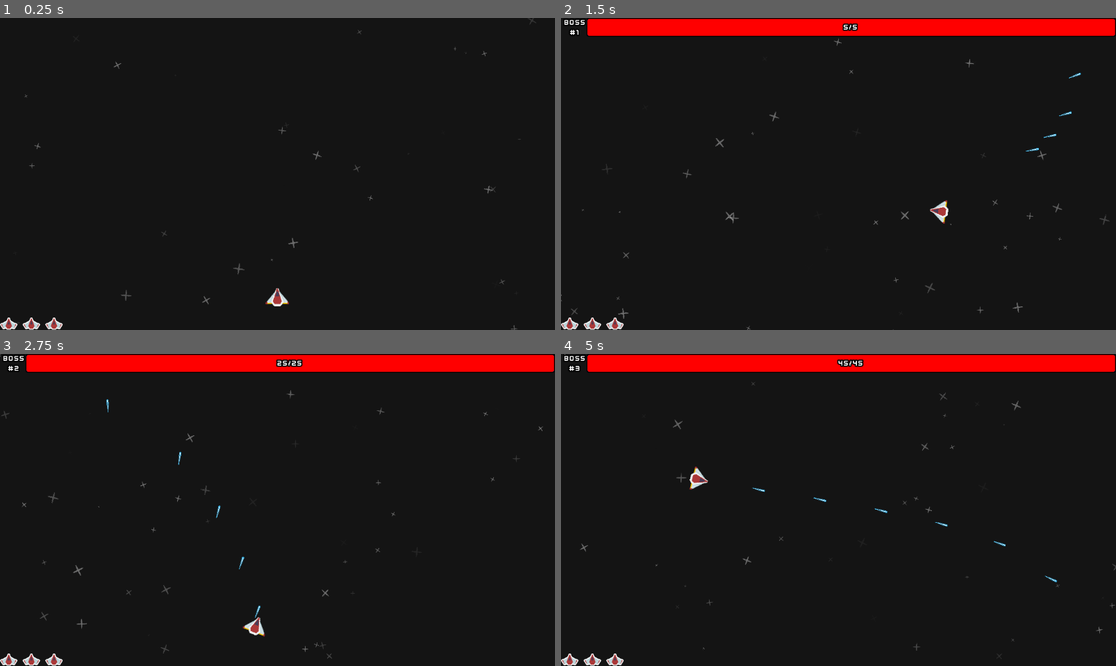
Above: before the commit, frames 1-4 (two rows, left to right).
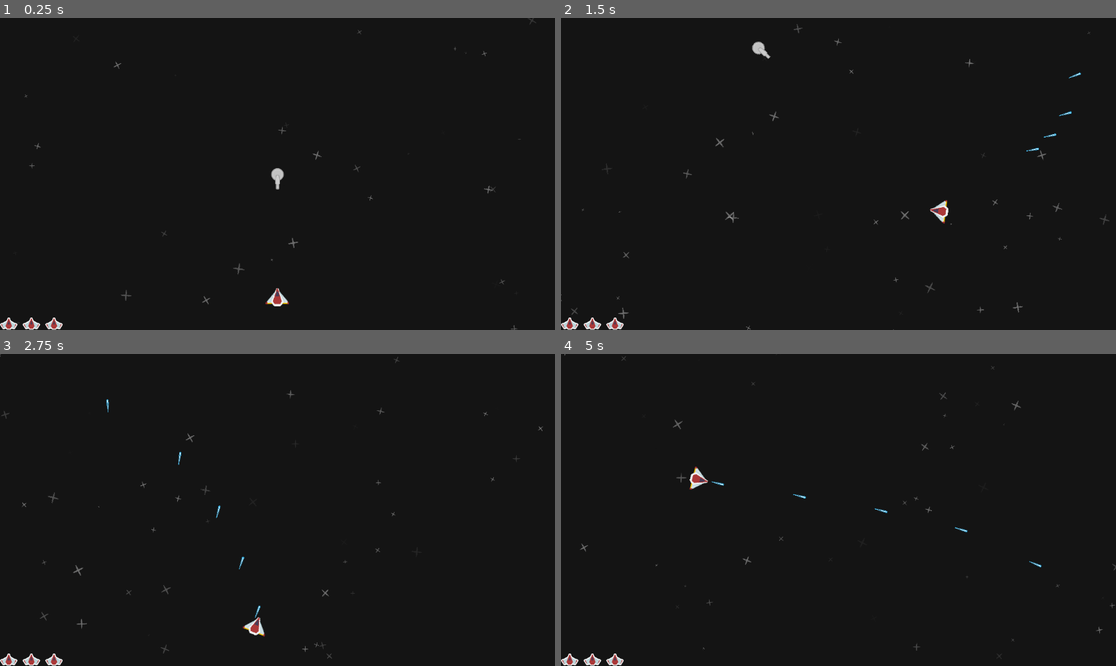
Above: after the commit, the same moments.

Repository: Noxalus/GMTK-2024
Game: Godot game, scene res://scenes/game.tscn
Two runs of this game, one before a commit and one after it. Both use one fixed random seed, a clock stepped at 60 frames per second and the inputs below. The engine's default icon, where the game draws it, is replaced by a stand-in: a white triangle on a blue panel in a dark square.
Inputs (mouse positions are in pixels of both pictures, inside the frame that each line leads up to):
- Up to frame 1 (0.25 s): no input
- Up to frame 2 (1.5 s): move the mouse to (960, 158) at 0.52 s; press the mouse at (960, 158) at 0.53 s; hold D (move_right) 0.53-1.28 s; move the mouse to (727, 189) at 1.27 s; release the mouse at (727, 189) at 1.28 s; hold S (move_down) from 1.28 s (still down); tap Shift (focus) at 1.35 s
- Up to frame 3 (2.75 s): click (166, 525) at 1.55 s; move the mouse to (333, 441) at 2.02 s; release S (move_down) at 2.03 s; press the mouse at (333, 441) at 2.03 s; hold D (move_right) from 2.03 s (still down); tap Page Up (next_boss) at 2.1 s
- Up to frame 4 (5 s): move the mouse to (810, 572) at 2.77 s; release D (move_right) at 2.78 s; release the mouse at (810, 572) at 2.78 s; hold Insert (choose_upgrade) 2.78-3.5 s; click (810, 572) at 2.85 s; click (755, 534) at 3.52 s; move the mouse to (1005, 556) at 4.27 s; press the mouse at (1005, 556) at 4.28 s; hold A (move_left) from 4.28 s (still down)

The runs differ from the first frame. In frame 1, 0.1% of the frame differs, in the area x 48-52%, y 48-56%; in frame 2, 5.5%, in the area x 0-100%, y 0-100%; in frame 3, 5.3%; in frame 4, 5.5%.

Commit message:
Finish the boss shotgun turret.

Diff:
--- a/forever-warning/scenes/boss_weapons/base_boss_weapon.tscn
+++ b/forever-warning/scenes/boss_weapons/base_boss_weapon.tscn
@@ -16,11 +16,10 @@
 script = ExtResource("1_nk8hd")
 
 [node name="BaseSprite" type="Sprite2D" parent="."]
-scale = Vector2(0.5, 0.5)
 texture = ExtResource("2_y5ws7")
 
 [node name="TurretSprite" type="Sprite2D" parent="."]
-scale = Vector2(0.3, 0.3)
+scale = Vector2(0.75, 0.75)
 texture = ExtResource("3_di6ja")
 centered = false
 offset = Vector2(-11, -62)
@@ -35,3 +34,6 @@
 [node name="ShootSound" type="AudioStreamPlayer" parent="."]
 stream = SubResource("AudioStreamRandomizer_v7ueq")
 volume_db = -20.0
+
+[node name="BulletSpawn" type="Node2D" parent="."]
+position = Vector2(0, -38)
--- /dev/null
+++ b/forever-warning/scenes/boss_weapons/boss_weapon_shotgun.tscn
@@ -0,0 +1,15 @@
+[gd_scene load_steps=4 format=3 uid="uid://dubbi7lbihs60"]
+
+[ext_resource type="PackedScene" uid="uid://b35kjkdimjibe" path="res://scenes/boss_weapons/base_boss_weapon.tscn" id="1_igdtr"]
+[ext_resource type="Script" path="res://scripts/boss_weapon_shotgun.gd" id="2_1pi16"]
+[ext_resource type="Texture2D" uid="uid://cmfo3ihm141wb" path="res://assets/sprites/weapons/gun07.png" id="2_713vf"]
+
+[node name="BossWeaponTurret" instance=ExtResource("1_igdtr")]
+script = ExtResource("2_1pi16")
+
+[node name="TurretSprite" parent="." index="1"]
+texture = ExtResource("2_713vf")
+offset = Vector2(-7, -41)
+
+[node name="BulletSpawn" parent="." index="5"]
+position = Vector2(0, -26)
--- a/forever-warning/scenes/game.tscn
+++ b/forever-warning/scenes/game.tscn
@@ -1,6 +1,7 @@
-[gd_scene load_steps=5 format=3 uid="uid://pkr3ksnu1qgh"]
+[gd_scene load_steps=6 format=3 uid="uid://pkr3ksnu1qgh"]
 
 [ext_resource type="PackedScene" uid="uid://55hgfllu4oyd" path="res://scenes/player.tscn" id="1_thu6u"]
+[ext_resource type="PackedScene" uid="uid://dubbi7lbihs60" path="res://scenes/boss_weapons/boss_weapon_shotgun.tscn" id="3_8lcgj"]
 [ext_resource type="PackedScene" uid="uid://c07xp0rpn0hhn" path="res://scenes/hud/hud.tscn" id="3_0165h"]
 
 [sub_resource type="Environment" id="Environment_rekqa"]
@@ -36,3 +37,5 @@
 
 [node name="CollisionShape2D" type="CollisionShape2D" parent="StaticBody2D"]
 shape = SubResource("RectangleShape2D_eejtx")
+
+[node name="BossWeaponTurret" parent="." instance=ExtResource("3_8lcgj")]
--- a/forever-warning/scripts/boss_core.gd
+++ b/forever-warning/scripts/boss_core.gd
@@ -117,6 +117,8 @@
 #region Generation
 
 func setup(parts_count: int = 1, show_warnings: bool = true):
+	return
+
 	# Wait a small amount of time before to respawn the boss
 	var timer := get_tree().create_timer(boss_spawn_delay)
 	await timer.timeout
--- a/forever-warning/scripts/boss_weapon.gd
+++ b/forever-warning/scripts/boss_weapon.gd
@@ -6,6 +6,7 @@
 @export var base_chance_to_fire: float = 0.5
 @export var base_bullet_speed: float = 500
 @export var base_life: int = 10
+@onready var bullet_spawn: Node2D = $BulletSpawn
 
 signal died_signal
 
@@ -14,7 +15,7 @@
 @onready var shoot_timer = $ShootTimer
 
 var speed: float
-var is_dead = true # dead by default
+var is_dead = false # dead by default
 
 func _ready():
 	speed = base_bullet_speed
@@ -51,5 +52,5 @@
 	game.spawn_explosion(global_position)
 
 func shoot():
-	game.instantiate_bullet(global_position, Vector2.from_angle(rotation - PI / 2.0), speed)
+	game.instantiate_bullet(bullet_spawn.global_position, Vector2.from_angle(rotation - PI / 2.0), speed)
 	$ShootSound.play()
--- /dev/null
+++ b/forever-warning/scripts/boss_weapon_shotgun.gd
@@ -0,0 +1,12 @@
+extends BossWeapon
+
+func shoot():
+	var base_direction = Vector2.from_angle(rotation - PI / 2.0)
+	for i in range(0, 10):
+		# spread
+		var base_angle = base_direction.angle()
+		var spread_angle = base_angle + game.rng().randf_range(-1.0, 1.0) * (PI / 10.0)
+		var dir = Vector2.from_angle(spread_angle)
+		var spd = speed / 5.0 + game.rng().randf_range(-1.0, 1.0) * (speed / 20.0)
+		game.instantiate_bullet(bullet_spawn.global_position, dir, spd, 1)
+		$ShootSound.play()
--- a/forever-warning/scripts/game.gd
+++ b/forever-warning/scripts/game.gd
@@ -11,7 +11,8 @@
 	preload("res://scenes/boss_parts/boss_part_6.tscn"),
 ]
 var boss_weapons = [
-	preload("res://scenes/boss_weapons/boss_weapon_turret.tscn")
+	#preload("res://scenes/boss_weapons/boss_weapon_turret.tscn"),
+	preload("res://scenes/boss_weapons/boss_weapon_shotgun.tscn")
 ]
 
 var bullet_nodes := [
